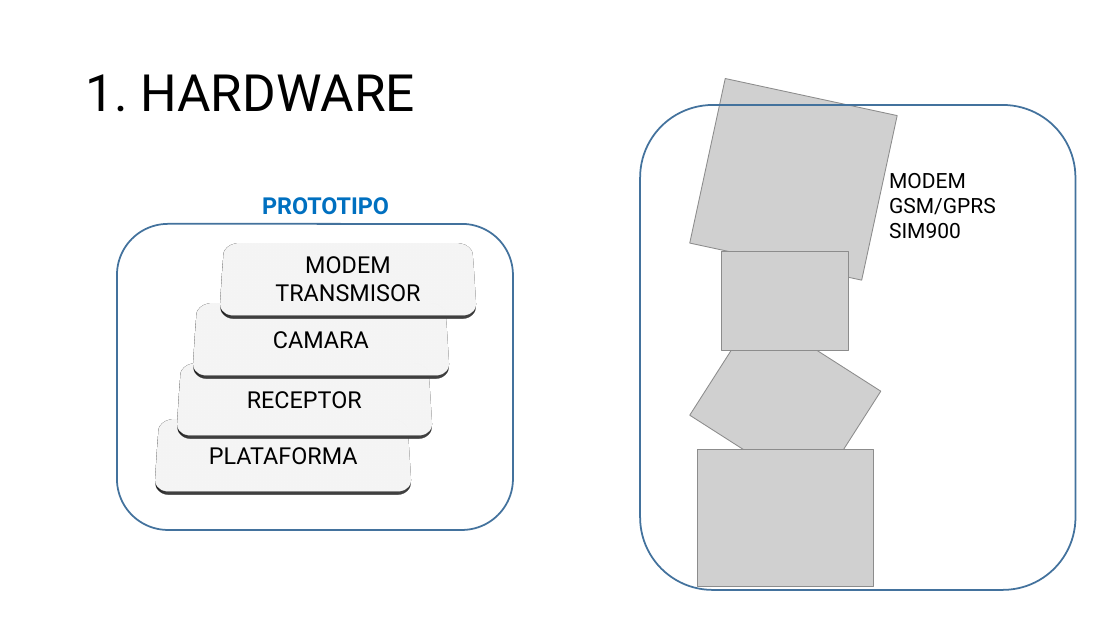
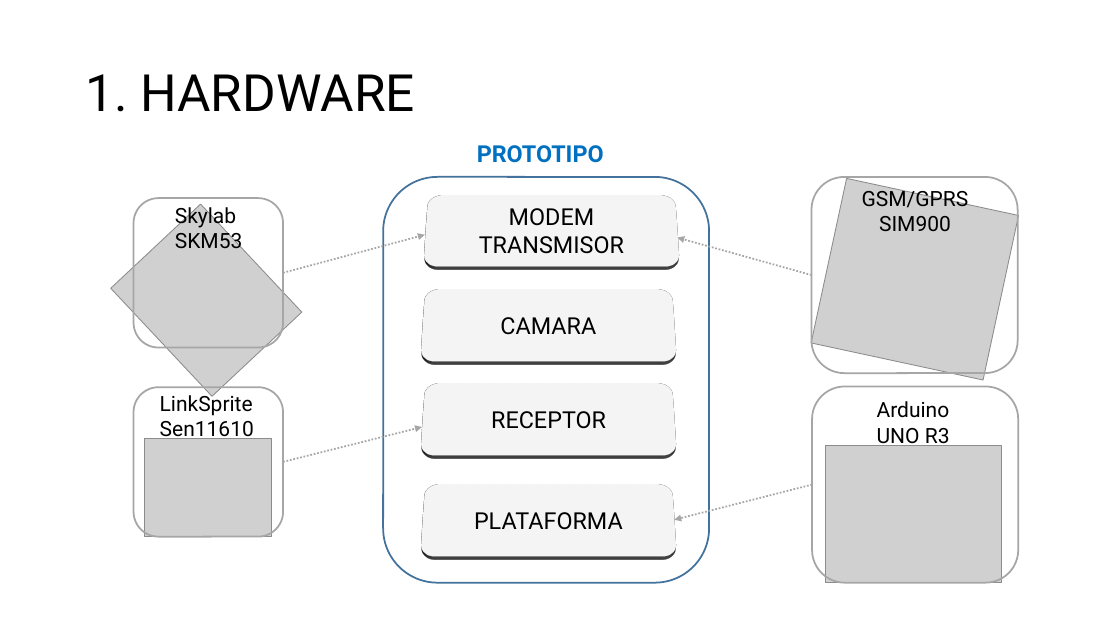
Before and after one commit to aludena18/Tesis, a slide deck: slide 9 of Telelocalización y Captura de Imágenes.pptx. Drawn at 1120x630 pixels with LibreOffice and Linux fonts; fonts in the diff are those of the drawing; grey boxes stand for pictures. Boxes give left, top, right and bottom in pixels: in the first picture for what was removed or moved away, otherwise in the second. Text is boxed around its words. In the diff, an @@ line names an element or a change of style, - is before the commit and + after.

Commit message:
ppt

```diff
--- a/Telelocalización y Captura de Imágenes.pptx
+++ b/Telelocalización y Captura de Imágenes.pptx
@@ rounded rectangle removed at (640,105,1075,590) @@
@@ text "PROTOTIPO": place and size @@
-text "PROTOTIPO" at (262,197,389,215)
+text "PROTOTIPO" at (477,145,604,163)
@@ rounded rectangle: place and size @@
-rounded rectangle at (117,224,513,530)
+rounded rectangle at (383,177,709,583)
@@ picture: place and size @@
-picture at (690,78,897,280)
+picture at (811,178,1018,380)
@@ rounded rectangle added at (812,177,1017,374), outline #A6A6A6 1.5 pt @@
@@ picture at (110,204,301,397): rotation 32 to 46 degrees @@
@@ rounded rectangle added at (134,198,283,348), outline #A6A6A6 1.5 pt @@
@@ text added at (175,203,243,249), 18 pt, text #000000 @@
+Skylab
+SKM53
@@ rounded rectangle "MODEM TRANSMISOR": place and size @@
-rounded rectangle "MODEM TRANSMISOR" at (223,235,475,323)
+rounded rectangle "MODEM TRANSMISOR" at (426,187,678,274)
@@ text "GSM/GPRS": place and size @@
-text "GSM/GPRS" at (889,173,996,239)
+text "GSM/GPRS" at (862,187,969,231)
@@ text at (862,187,969,208): text changed @@
-MODEM GSM/GPRS
+GSM/GPRS
@@ arrow added from (283, 273) to (425, 234), #A6A6A6 1.5 pt dashed @@
@@ arrow added from (812, 275) to (677, 238), #A6A6A6 1.5 pt dashed @@
@@ text at (879,216,951,231): alignment left to centre @@
@@ rounded rectangle "CAMARA": place and size @@
-rounded rectangle "CAMARA" at (195,295,447,382)
+rounded rectangle "CAMARA" at (423,281,675,369)
@@ rounded rectangle added at (134,387,283,537), outline #A6A6A6 1.5 pt @@
@@ rounded rectangle "RECEPTOR": place and size @@
-rounded rectangle "RECEPTOR" at (179,355,431,443)
+rounded rectangle "RECEPTOR" at (423,375,675,462)
@@ rounded rectangle added at (812,386,1018,583), outline #A6A6A6 1.5 pt @@
@@ text added at (160,392,254,443), 18 pt, text #000000 @@
+LinkSprite
+Sen11610
@@ text added at (877,401,950,449), 18 pt, text #000000 @@
+Arduino
+UNO R3
@@ picture: place and size @@
-picture at (722,252,849,350)
+picture at (145,439,271,537)
@@ arrow added from (283, 462) to (422, 427), #A6A6A6 1.5 pt dashed @@
@@ picture: place and size @@
-picture at (697,450,874,586)
+picture at (826,446,1002,583)
@@ rounded rectangle "PLATAFORMA": place and size @@
-rounded rectangle "PLATAFORMA" at (158,412,410,499)
+rounded rectangle "PLATAFORMA" at (423,476,675,564)
@@ arrow added from (812, 485) to (675, 520), #A6A6A6 1.5 pt dashed @@
```
Also in this commit, not shown: 3 other files.
